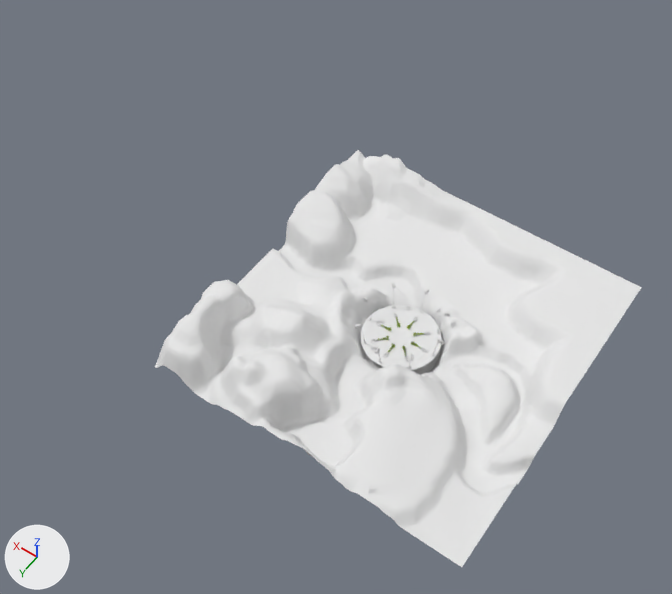
One commit to the glTF model shards/acidfields/props/platform/platform.glb: the scene before it, then after it.
Rendered twice from a camera (50 mm lens) standing at (-48.7, 88.9, 140.7) and looking at (18.3, -4.9, -6.6). Arrows for +X, +Y and +Z are at lower left; the lights stay in place. The picture after the commit comes second. Where no turn or scale is listed for an object, it has been applied to the vertices.

The first picture shows 'Landscape-col', 'Platform-convcol'.
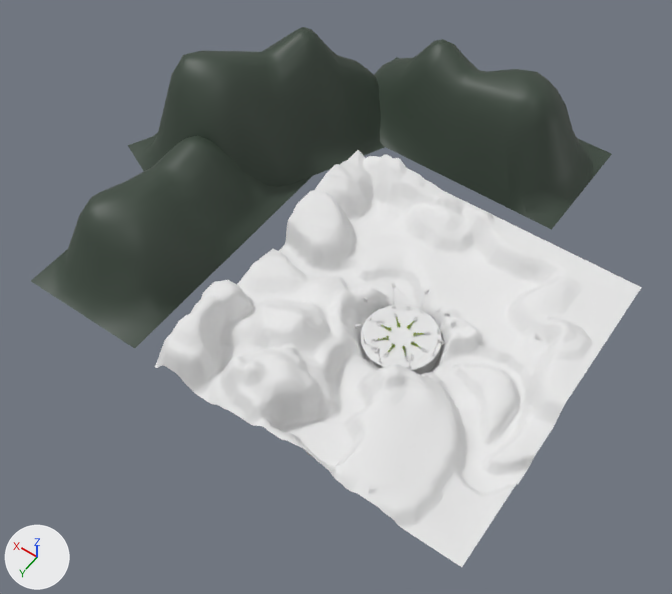
Patch to the scene script:
```diff
--- a/shards/acidfields/props/platform/platform.glb.py
+++ b/shards/acidfields/props/platform/platform.glb.py
@@ mat_hill @@
+mat_hill = principled_material('hill')
+mat_hill.base_color = (0.0443, 0.0653, 0.0466)  # dark grey #3b483d
@@ me_plane_004 @@
+me_plane_004.from_pydata(...)  # 141 vertices, 256 faces; spans x -29.7..29.7, y -14.8..14.8, z 0.0..23.1
+me_plane_004.materials.append(mat_hill)  # dark grey #3b483d
@@ me_plane_003 @@
+me_plane_003.from_pydata(...)  # 141 vertices, 256 faces; spans x -26.1..26.1, y -33.6..33.6, z -0.1..26.4
+me_plane_003.materials.append(mat_hill)  # dark grey #3b483d
@@ me_plane_002 @@
+me_plane_002.from_pydata(...)  # 141 vertices, 256 faces; spans x -14.4..14.4, y -29.5..29.5, z 0.0..16.7
+me_plane_002.materials.append(mat_hill)  # dark grey #3b483d
@@ ob_plane_002 @@
+ob_plane_002 = bpy.data.objects.new('Plane.002', me_plane_004)
+ob_plane_002.location = (20.7, -60.5, -6.0)
@@ ob_plane_001 @@
+ob_plane_001 = bpy.data.objects.new('Plane.001', me_plane_003)
+ob_plane_001.location = (56.2, -33.8, -6.0)
@@ ob_plane @@
+ob_plane = bpy.data.objects.new('Plane', me_plane_002)
+ob_plane.location = (56.4, -1.4, -6.0)
```

What differs and where, as boxes (x1, y1, x2, y2) in the pictures (672 x 594 px):
'Plane', added: after (31, 135, 312, 348)
'Plane.002', added: after (374, 39, 612, 230)
'Plane.001', added: after (128, 27, 385, 186)
